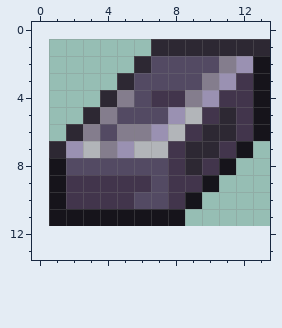
Two states of a pixel-art sprite, Assets/Items/Forest/OldWhetstone.png. The picture above was drawn from the file before the commit.
The file is 26x22 pixels, drawn in blocks of 2x2; one block is one cell here. The old version is drawn lined up with the new one, on the new canvas.
After the commit:
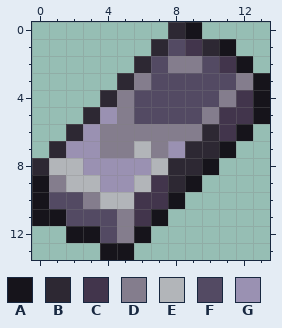
Palette (. is transparent): A #16141b  B #2d2833  C #42354c  D #847d8d  E #b2b5b9  F #534a63  G #9a91b2
Changes in this commit:
canvas 13x11 -> 14x14, the old top-left corner now at 1,1
Changed rows in their new state; - is an unchanged pixel.
first column x 0:
 0 --------BA----
 1 --------FC-A..
 2 --------DD-CA.
 3 ------D---FFD-
 4 -------FFFFD--
 5 ----GD--FFDC--
 6 ---GD--DDD-CA.
 7 ---G-D-DG--A.-
 8 BEEGGGGEB-A.--
 9 ADEEGGECBA.---
10 AFFDEECCA.----
11 A-FFFDC-.-----
12 --AAFDA-------
13 ----AA--------
